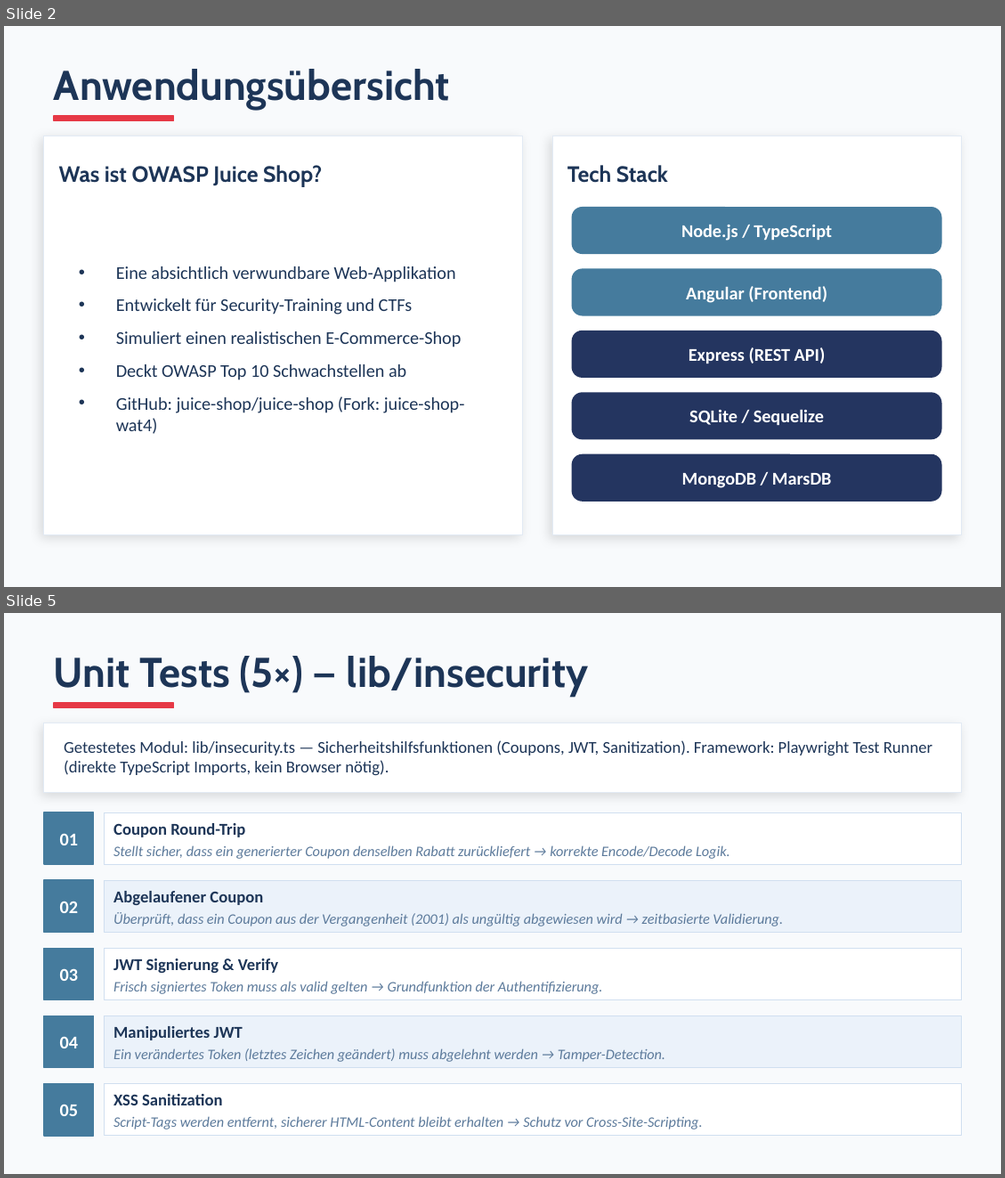
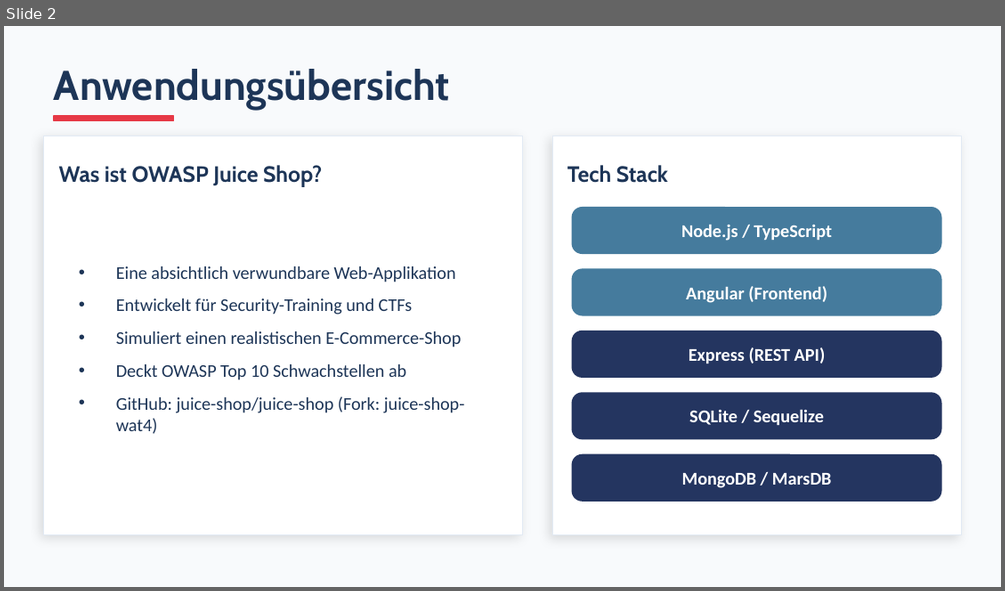
Before and after one commit to CHB13/juice-shop-wat4, a slide deck: PRESENTATION.pptx. Shown one above the other, each under a label of ours: slides 2 and 5 before the commit, slide 2 after it; the slides between them are not shown. The pictures are 1005x1178 and 1005x591 pixels, drawn with LibreOffice and Linux fonts; fonts in the diff are those of the drawing. Boxes give left, top, right and bottom in pixels: in the first picture for what was removed or moved away, otherwise in the second. Text is boxed around its words. In the diff, an @@ line names an element or a change of style, - is before the commit and + after.

```diff
--- a/PRESENTATION.pptx
+++ b/PRESENTATION.pptx
@@ slide 5 removed at [4, 613, 1001, 1174], background #F8FAFC @@
@@ text removed at [54, 656, 588, 698] @@
-Unit Tests (5×) — lib/insecurity
@@ rectangle removed at [54, 703, 173, 707] @@
@@ rectangle removed at [44, 722, 961, 793] @@
@@ text removed at [64, 740, 932, 775] @@
-Getestetes Modul: lib/insecurity.ts — Sicherheitshilfsfunktionen (Coupons, JWT, Sanitization). Framework: Playwright Test Runner (direkte TypeScript Imports, kein Browser nötig).
@@ rectangle removed at [44, 812, 94, 864] @@
@@ rectangle removed at [104, 812, 961, 864] @@
@@ text removed at [113, 823, 245, 837] @@
-Coupon Round-Trip
@@ text removed at [60, 833, 78, 845] @@
-01
@@ text removed at [113, 845, 730, 859] @@
-Stellt sicher, dass ein generierter Coupon denselben Rabatt zurückliefert → korrekte Encode/Decode Logik.
@@ rectangle removed at [44, 880, 94, 932] @@
@@ text removed at [60, 900, 78, 913] @@
-02
@@ rectangle removed at [104, 880, 961, 932] @@
@@ text removed at [113, 891, 263, 905] @@
-Abgelaufener Coupon
@@ text removed at [113, 912, 783, 926] @@
-Überprüft, dass ein Coupon aus der Vergangenheit (2001) als ungültig abgewiesen wird → zeitbasierte Validierung.
@@ rectangle removed at [44, 948, 94, 1000] @@
@@ rectangle removed at [104, 948, 961, 1000] @@
@@ text removed at [113, 958, 278, 973] @@
-JWT Signierung & Verify
@@ text removed at [60, 968, 78, 981] @@
-03
@@ text removed at [113, 981, 603, 994] @@
-Frisch signiertes Token muss als valid gelten → Grundfunktion der Authentifizierung.
@@ rectangle removed at [44, 1015, 94, 1068] @@
@@ text removed at [60, 1036, 78, 1048] @@
-04
@@ rectangle removed at [104, 1015, 961, 1068] @@
@@ text removed at [113, 1026, 243, 1040] @@
-Manipuliertes JWT
@@ text removed at [113, 1048, 665, 1062] @@
-Ein verändertes Token (letztes Zeichen geändert) muss abgelehnt werden → Tamper-Detection.
@@ rectangle removed at [44, 1084, 94, 1135] @@
@@ rectangle removed at [104, 1084, 961, 1135] @@
@@ text removed at [60, 1103, 78, 1116] @@
-05
@@ text removed at [113, 1094, 223, 1105] @@
-XSS Sanitization
@@ text removed at [113, 1116, 702, 1129] @@
-Script-Tags werden entfernt, sicherer HTML-Content bleibt erhalten → Schutz vor Cross-Site-Scripting.
```
Also in this commit, not shown: 4 slides changed, 2 slides added, 3 other slides removed, 1 other file.
